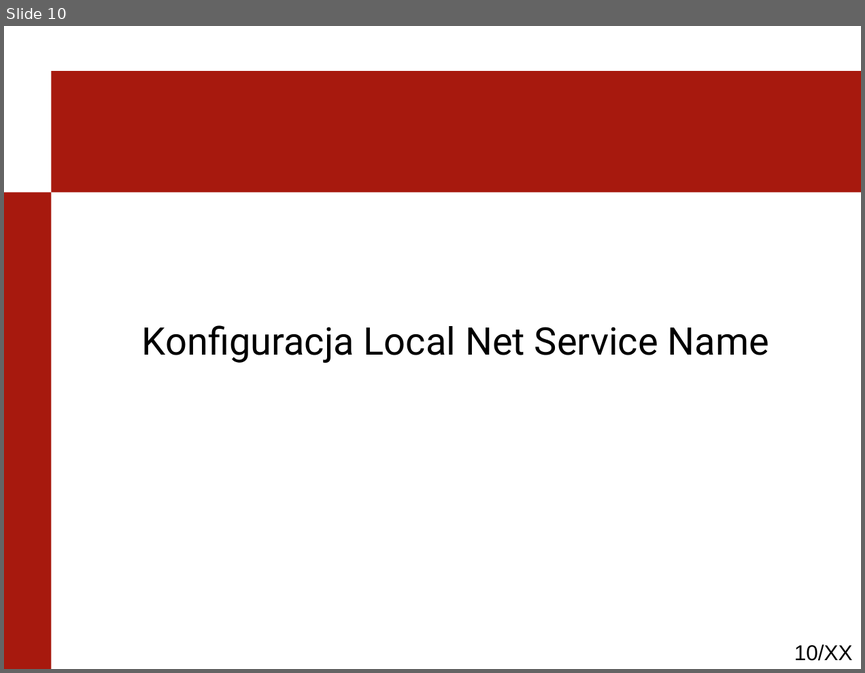
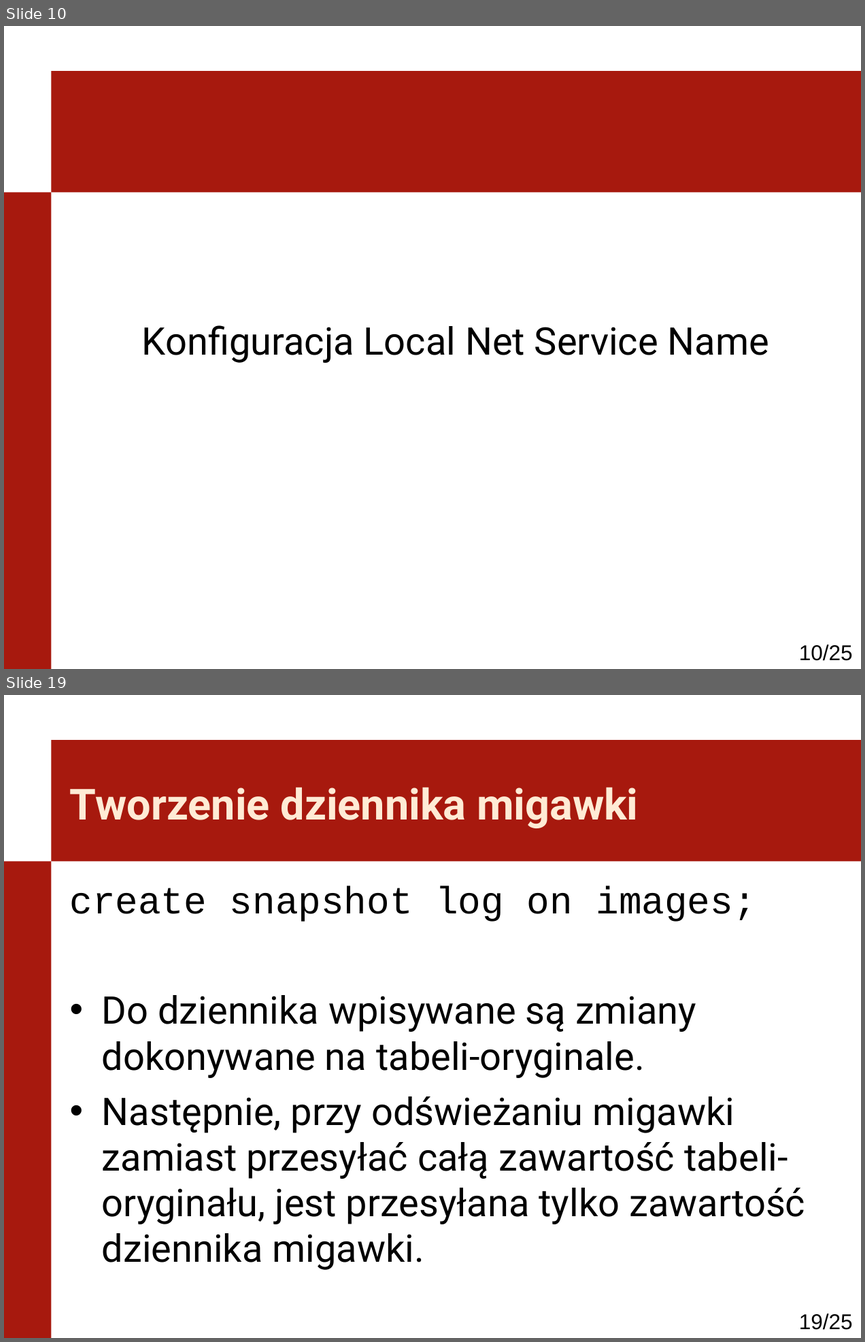
Before and after one commit to kaczanmo/projekt_bd_2013, a slide deck: prezentacja_2/prezentacja_2.ppt. Shown one above the other, each under a label of ours: slide 10 before the commit, slides 10 and 19 after it; the slides between them are not shown. The pictures are 865x673 and 865x1342 pixels, drawn with LibreOffice and Linux fonts; fonts in the diff are those of the drawing; background and template pictures are left out. Boxes give left, top, right and bottom in pixels: in the first picture for what was removed or moved away, otherwise in the second. Text is boxed around its words. In the diff, an @@ line names an element or a change of style, - is before the commit and + after.

```diff
--- a/prezentacja_2/prezentacja_2.ppt
+++ b/prezentacja_2/prezentacja_2.ppt
@@ slide 19 added at bbox=[4, 695, 861, 1338], background #FFFFFF; not listed: 3 template elements that a slide beside it also shows @@
@@ title added at bbox=[70, 787, 638, 828], 36 pt, text #FFEBD5, bold @@
+Tworzenie dziennika migawki
@@ text added at bbox=[70, 886, 805, 1270], 32 pt, text #000000 @@
+create snapshot log on images;
+• Do dziennika wpisywane są zmiany dokonywane na tabeli-oryginale.
+• Następnie, przy odświeżaniu migawki zamiast przesyłać całą zawartość tabeli-oryginału, jest przesyłana tylko zawartość dziennika migawki.
@@ page number at bbox=[799, 644, 853, 660]: text changed @@
-10/XX
+10/25
```
Also in this commit, not shown: 4 slides changed, 2 other slides added, 1 slide removed, 5 other files.
